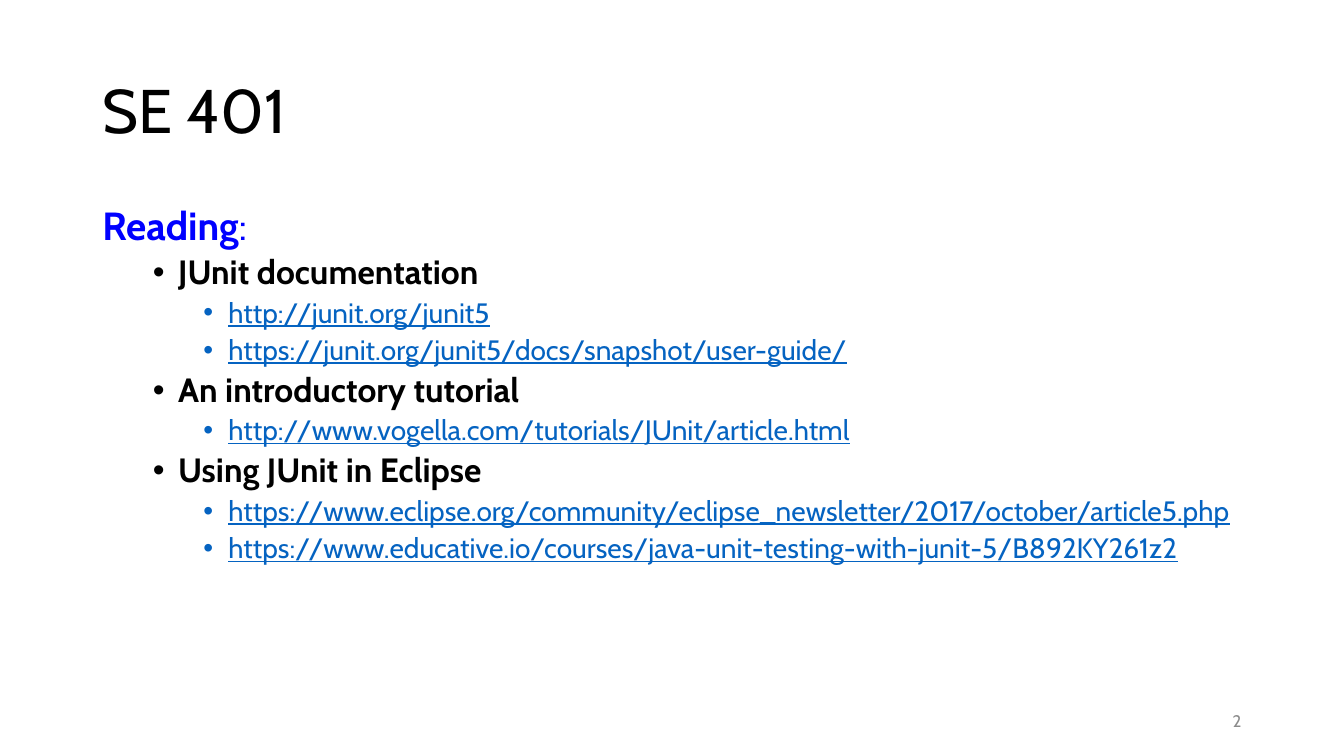
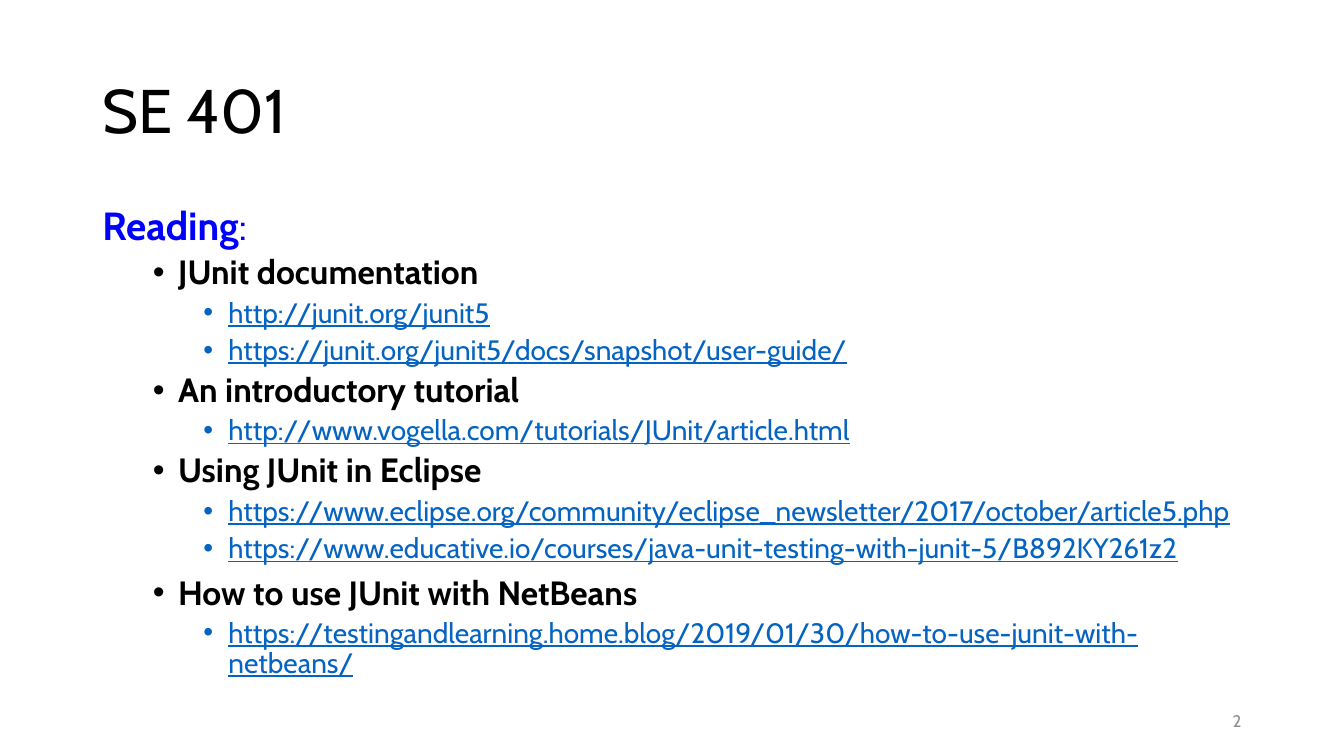
Before and after one commit to malenezi/malenezi, a slide deck: slide 2 of SE401/Lectures/5-Unit Testing and Junit/Unit Testing and JUnit.pptx. Drawn at 1344x756 pixels with LibreOffice and Linux fonts; fonts in the diff are those of the drawing. Boxes give left, top, right and bottom in pixels: in the first picture for what was removed or moved away, otherwise in the second. Text is boxed around its words. In the diff, an @@ line names an element or a change of style, - is before the commit and + after.

```diff
--- a/SE401/Lectures/5-Unit Testing and Junit/Unit Testing and JUnit.pptx
+++ b/SE401/Lectures/5-Unit Testing and Junit/Unit Testing and JUnit.pptx
@@ text at [178, 579, 1137, 677]: paragraphs added @@
+  • How to use JUnit with NetBeans
+    • https://testingandlearning.home.blog/2019/01/30/how-to-use-junit-with-netbeans/
```
Also in this commit, not shown: 3 other slides changed, 1 other file.
